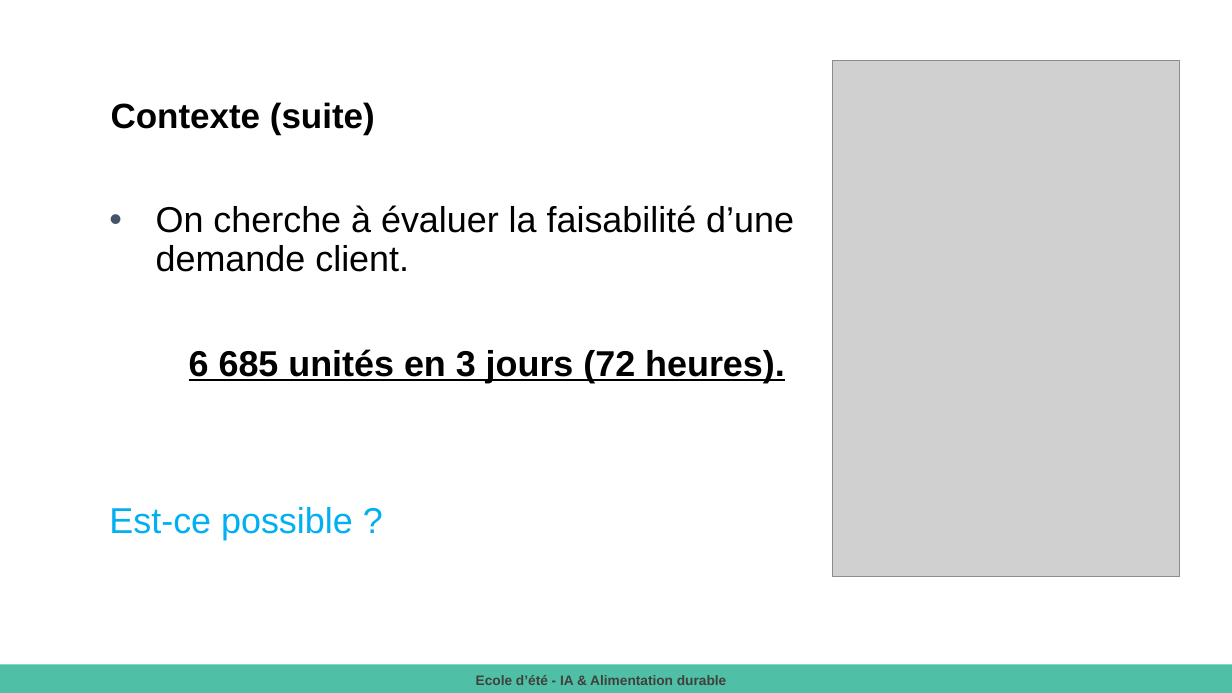
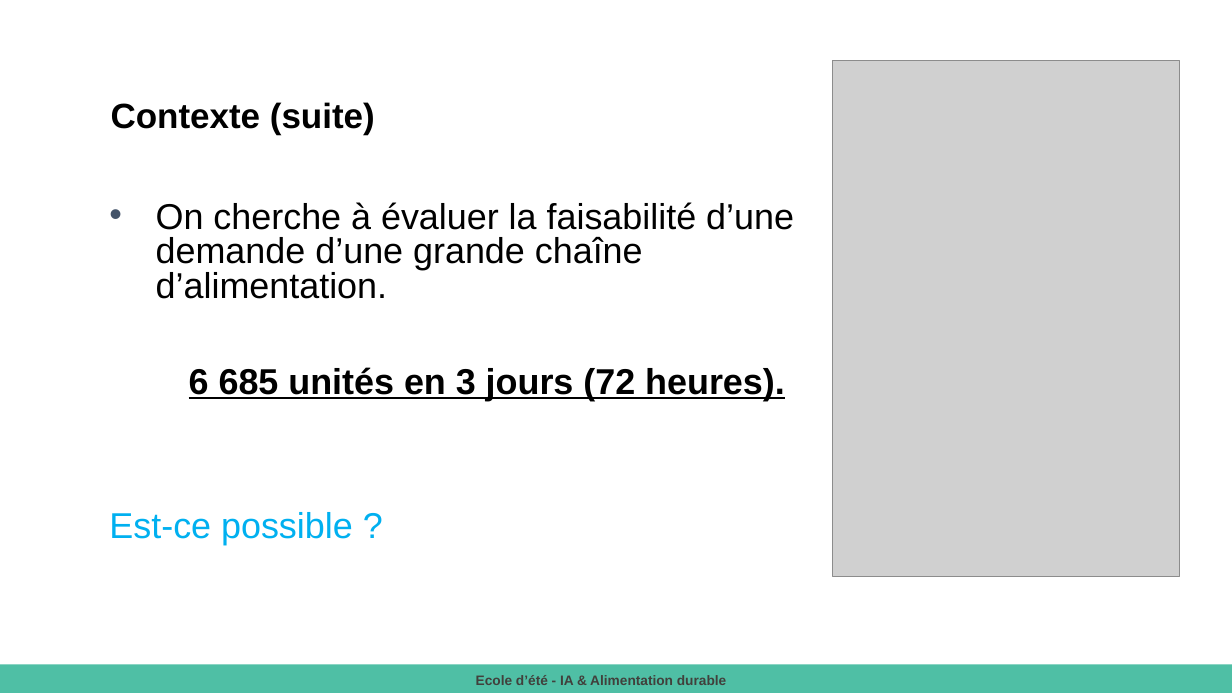
Before and after one commit to Menard980/2025-08-26-_La-_simulation_pour_pallier_le_manque_de_donnees-Ecole_ete_IA_et_Alimentation_durable, a slide deck: slide 7 of 2025 Présentation Atelier simulation.pptx (slide 8 before the commit). Drawn at 1232x693 pixels with LibreOffice and Linux fonts; fonts in the diff are those of the drawing; grey boxes stand for pictures. Boxes give left, top, right and bottom in pixels: in the first picture for what was removed or moved away, otherwise in the second. Text is boxed around its words. In the diff, an @@ line names an element or a change of style, - is before the commit and + after.

```diff
--- a/2025 Présentation Atelier simulation.pptx
+++ b/2025 Présentation Atelier simulation.pptx
@@ text at (156, 202, 794, 299): text changed @@
-• On cherche à évaluer la faisabilité d’une demande client.
+• On cherche à évaluer la faisabilité d’une demande d’une grande chaîne d’alimentation.
@@ text at (109, 367, 785, 545): line spacing 0.9 to 0.8 @@
```
Also in this commit, not shown: 7 other slides changed, 2 slides added, 2 slides removed.
